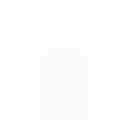
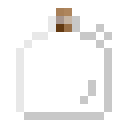
Revision of a layered 128 × 128 image; what changed, layer by layer:
added layer "Layer 3" above "Layer 1" over [16, 8, 112, 120]
hid group "Bottle" (1st of 2) (2 layers) over [32, 8, 96, 120]
